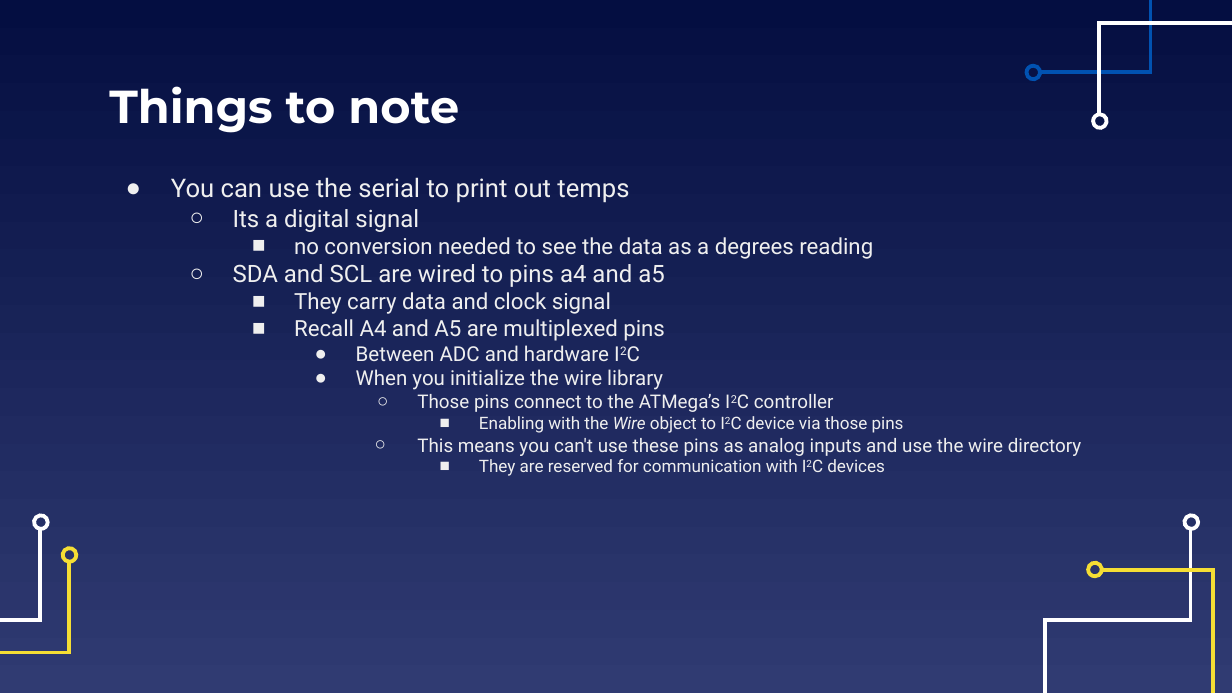
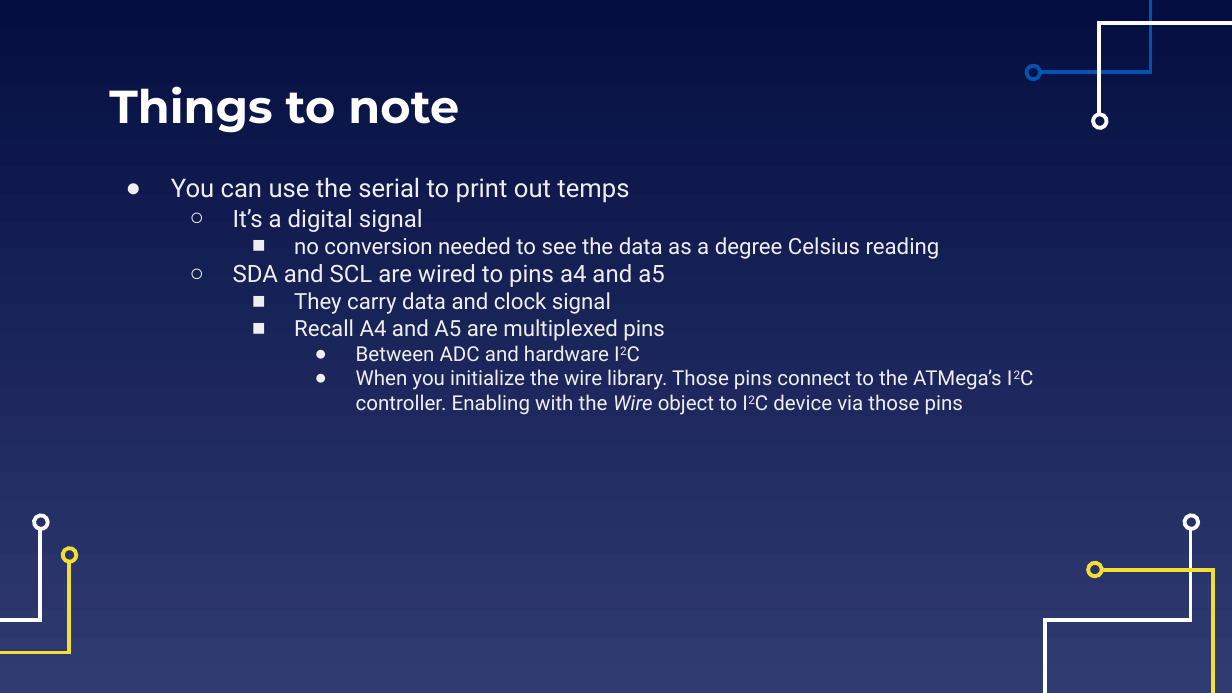
Before and after one commit to EELabMan/Arduino-6-I2C-bus, a slide deck: slide 14 of Arduino Workshop 6 I2C Bus.pptx (slide 13 before the commit). Drawn at 1232x693 pixels with LibreOffice and Linux fonts; fonts in the diff are those of the drawing. Boxes give left, top, right and bottom in pixels: in the first picture for what was removed or moved away, otherwise in the second. Text is boxed around its words. In the diff, an @@ line names an element or a change of style, - is before the commit and + after.

```diff
--- a/Arduino Workshop 6 I2C Bus.pptx
+++ b/Arduino Workshop 6 I2C Bus.pptx
@@ text at box(233, 209, 940, 259): text changed @@
-  ○ Its a digital signal
-    ■ no conversion needed to see the data as a degrees reading
+  ○ It’s a digital signal
+    ■ no conversion needed to see the data as a degree Celsius reading
@@ text at box(356, 369, 1002, 415): text changed; size 11 to 12 pt @@
-      ● When you initialize the wire library
-        ○ Those pins connect to the ATMega’s I2C controller
-          ■ Enabling with the Wire object to I2C device via those pins
-        ○ This means you can't use these pins as analog inputs and use the wire directory
-          ■ They are reserved for communication with I2C devices
+      ● When you initialize the wire library. Those pins connect to the ATMega’s I2C controller. Enabling with the Wire object to I2C device via those pins
```
Also in this commit, not shown: 6 other slides changed, 3 slides added, 2 slides removed, 2 other files.
